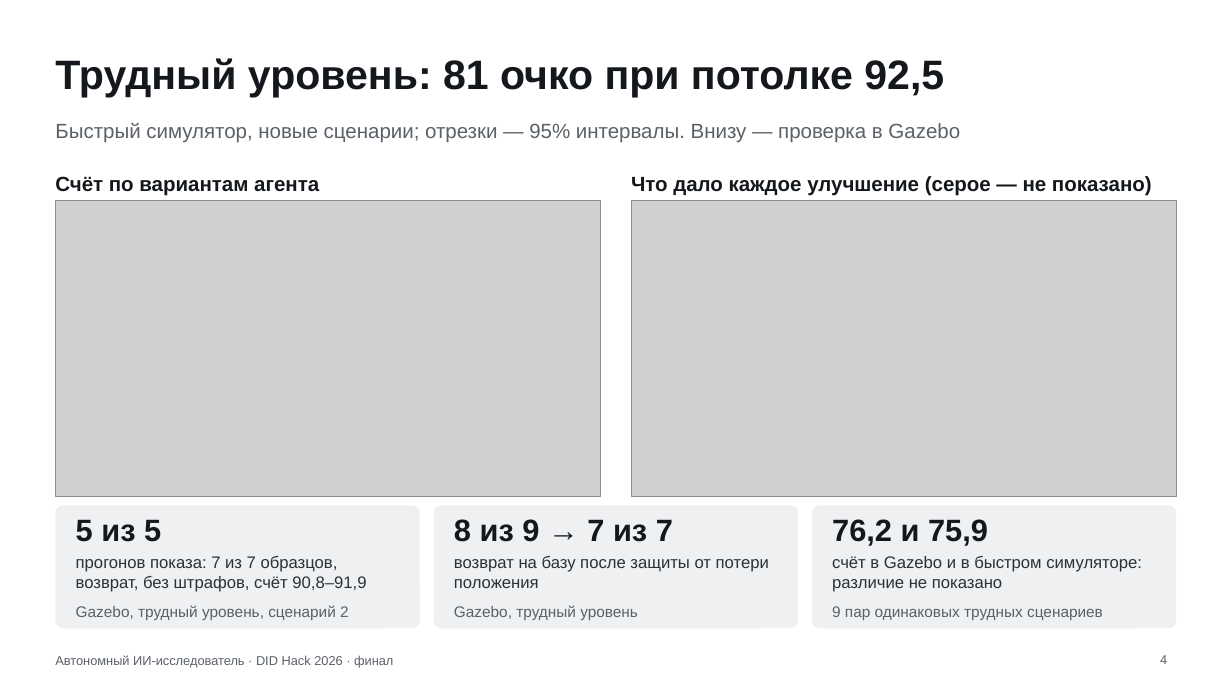
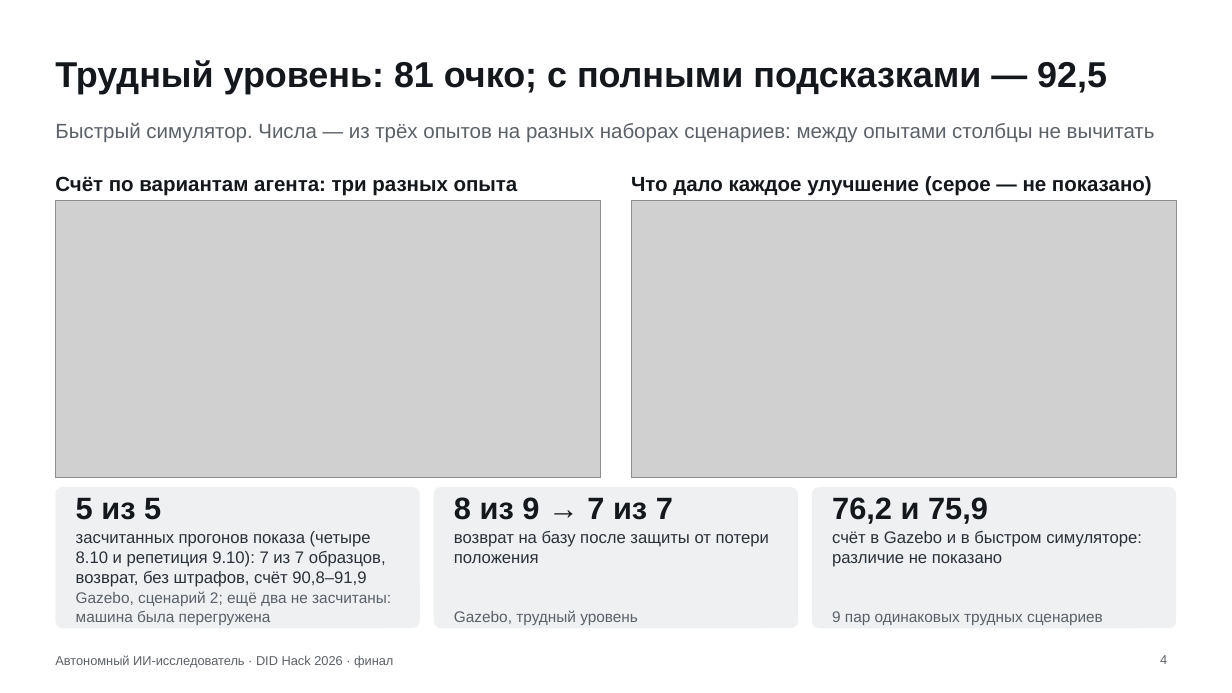
Before and after one commit to Mput13/did-hack, a slide deck: slide 4 of presentation/final.pptx. Drawn at 1232x693 pixels with LibreOffice and Linux fonts; fonts in the diff are those of the drawing; grey boxes stand for pictures. Boxes give left, top, right and bottom in pixels: in the first picture for what was removed or moved away, otherwise in the second. Text is boxed around its words. In the diff, an @@ line names an element or a change of style, - is before the commit and + after.

```diff
--- a/presentation/final.pptx
+++ b/presentation/final.pptx
@@ title at <box>55,60,1107,94</box>: text changed; size 32 to 28 pt @@
-Трудный уровень: 81 очко при потолке 92,5
+Трудный уровень: 81 очко; с полными подсказками — 92,5
@@ text at <box>55,123,1155,143</box>: text changed @@
-Быстрый симулятор, новые сценарии; отрезки — 95% интервалы. Внизу — проверка в Gazebo
+Быстрый симулятор. Числа — из трёх опытов на разных наборах сценариев: между опытами столбцы не вычитать
@@ text at <box>55,176,518,196</box>: text changed @@
-Счёт по вариантам агента
+Счёт по вариантам агента: три разных опыта
@@ picture: place and size @@
-picture at <box>55,201,601,496</box>
+picture at <box>55,201,601,478</box>
@@ picture: place and size @@
-picture at <box>631,201,1177,496</box>
+picture at <box>631,201,1177,478</box>
@@ rounded rectangle: place and size @@
-rounded rectangle at <box>55,506,420,628</box>
+rounded rectangle at <box>55,487,420,628</box>
@@ rounded rectangle: place and size @@
-rounded rectangle at <box>433,506,798,628</box>
+rounded rectangle at <box>433,487,798,628</box>
@@ proportions changed in 3 elements at <box>55,487,420,628</box>, <box>433,487,798,628</box>, <box>812,487,1177,628</box> @@
@@ rounded rectangle: place and size @@
-rounded rectangle at <box>812,506,1177,628</box>
+rounded rectangle at <box>812,487,1177,628</box>
@@ 3 texts: place and size @@
-3 texts at <box>76,519,988,546</box>
+3 texts at <box>76,497,988,524</box>
@@ text at <box>76,531,386,587</box>: text changed @@
-прогонов показа: 7 из 7 образцов, возврат, без штрафов, счёт 90,8–91,9
+засчитанных прогонов показа (четыре 8.10 и репетиция 9.10): 7 из 7 образцов, возврат, без штрафов, счёт 90,8–91,9
@@ text "возврат на базу после защиты ...": place and size @@
-text "возврат на базу после защиты ..." at <box>454,556,769,588</box>
+text "возврат на базу после защиты ..." at <box>454,531,769,563</box>
@@ text "счёт в Gazebo и в ...": place and size @@
-text "счёт в Gazebo и в ..." at <box>832,556,1142,592</box>
+text "счёт в Gazebo и в ..." at <box>832,531,1142,567</box>
@@ vertical alignment middle to bottom in 3 elements at <box>454,610,638,625</box>, <box>832,611,1103,625</box>, <box>76,591,391,625</box> @@
@@ text at <box>76,591,391,625</box>: text changed @@
-Gazebo, трудный уровень, сценарий 2
+Gazebo, сценарий 2; ещё два не засчитаны: машина была перегружена
```
Also in this commit, not shown: 9 other slides changed, 16 other files.
